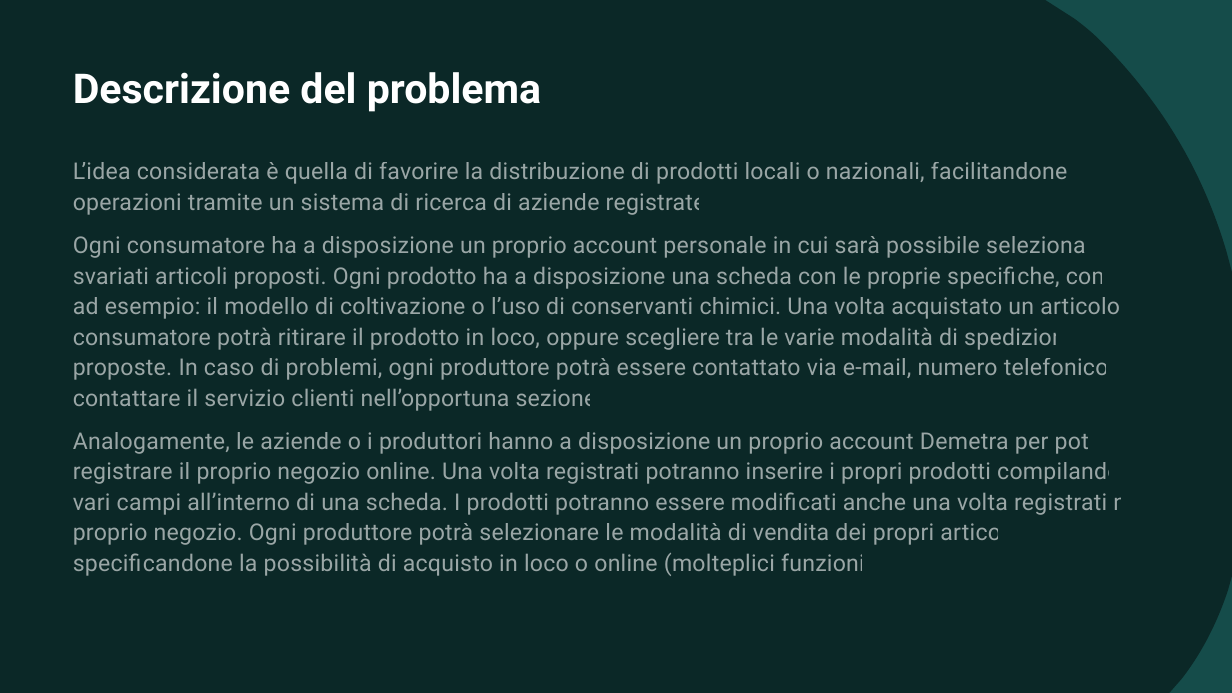
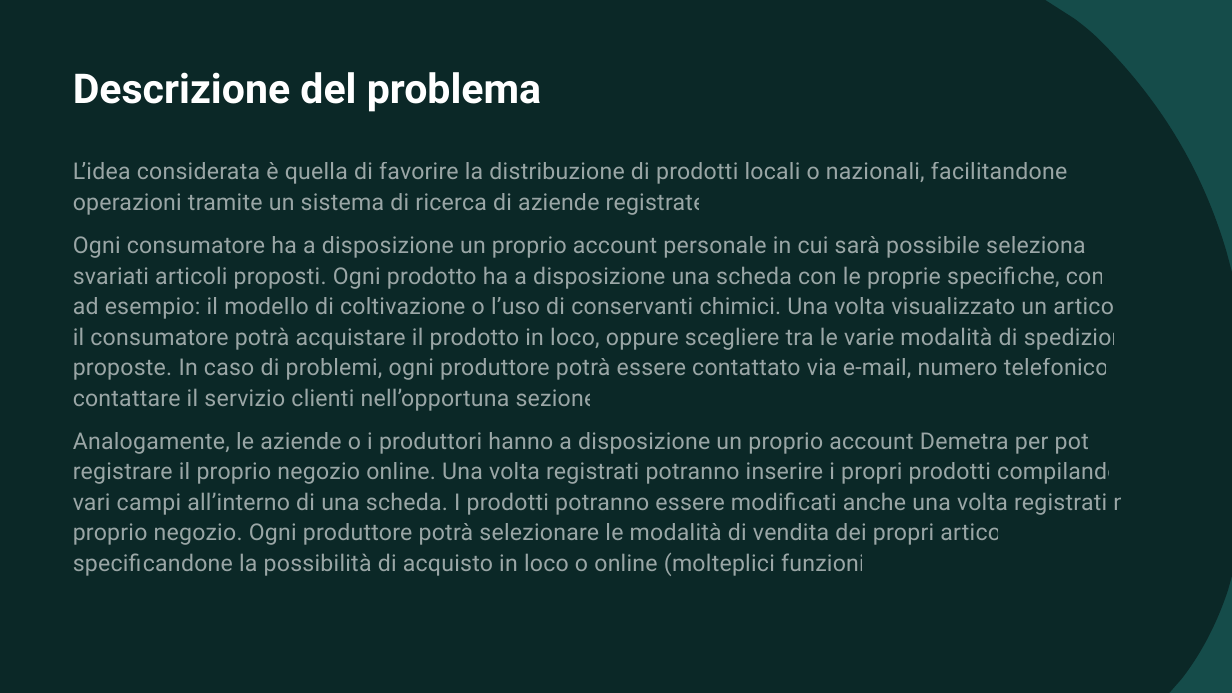
Before and after one commit to pietroclemente92/Demetra, a slide deck: slide 2 of Documenti/Presentazione Demetra.pptx. Drawn at 1232x693 pixels with LibreOffice and Linux fonts; fonts in the diff are those of the drawing. Boxes give left, top, right and bottom in pixels: in the first picture for what was removed or moved away, otherwise in the second. Text is boxed around its words. In the diff, an @@ line names an element or a change of style, - is before the commit and + after.

```diff
--- a/Documenti/Presentazione Demetra.pptx
+++ b/Documenti/Presentazione Demetra.pptx
@@ text at [73,236,1138,411]: text changed @@
-Ogni consumatore ha a disposizione un proprio account personale in cui sarà possibile selezionare svariati articoli proposti. Ogni prodotto ha a disposizione una scheda con le proprie specifiche, come ad esempio: il modello di coltivazione o l’uso di conservanti chimici. Una volta acquistato un articolo, il consumatore potrà ritirare il prodotto in loco, oppure scegliere tra le varie modalità di spedizione proposte. In caso di problemi, ogni produttore potrà essere contattato via e-mail, numero telefonico o contattare il servizio clienti nell’opportuna sezione.
+Ogni consumatore ha a disposizione un proprio account personale in cui sarà possibile selezionare svariati articoli proposti. Ogni prodotto ha a disposizione una scheda con le proprie specifiche, come ad esempio: il modello di coltivazione o l’uso di conservanti chimici. Una volta visualizzato un articolo, il consumatore potrà acquistare il prodotto in loco, oppure scegliere tra le varie modalità di spedizione proposte. In caso di problemi, ogni produttore potrà essere contattato via e-mail, numero telefonico o contattare il servizio clienti nell’opportuna sezione.
```
Also in this commit, not shown: 3 other slides changed.
